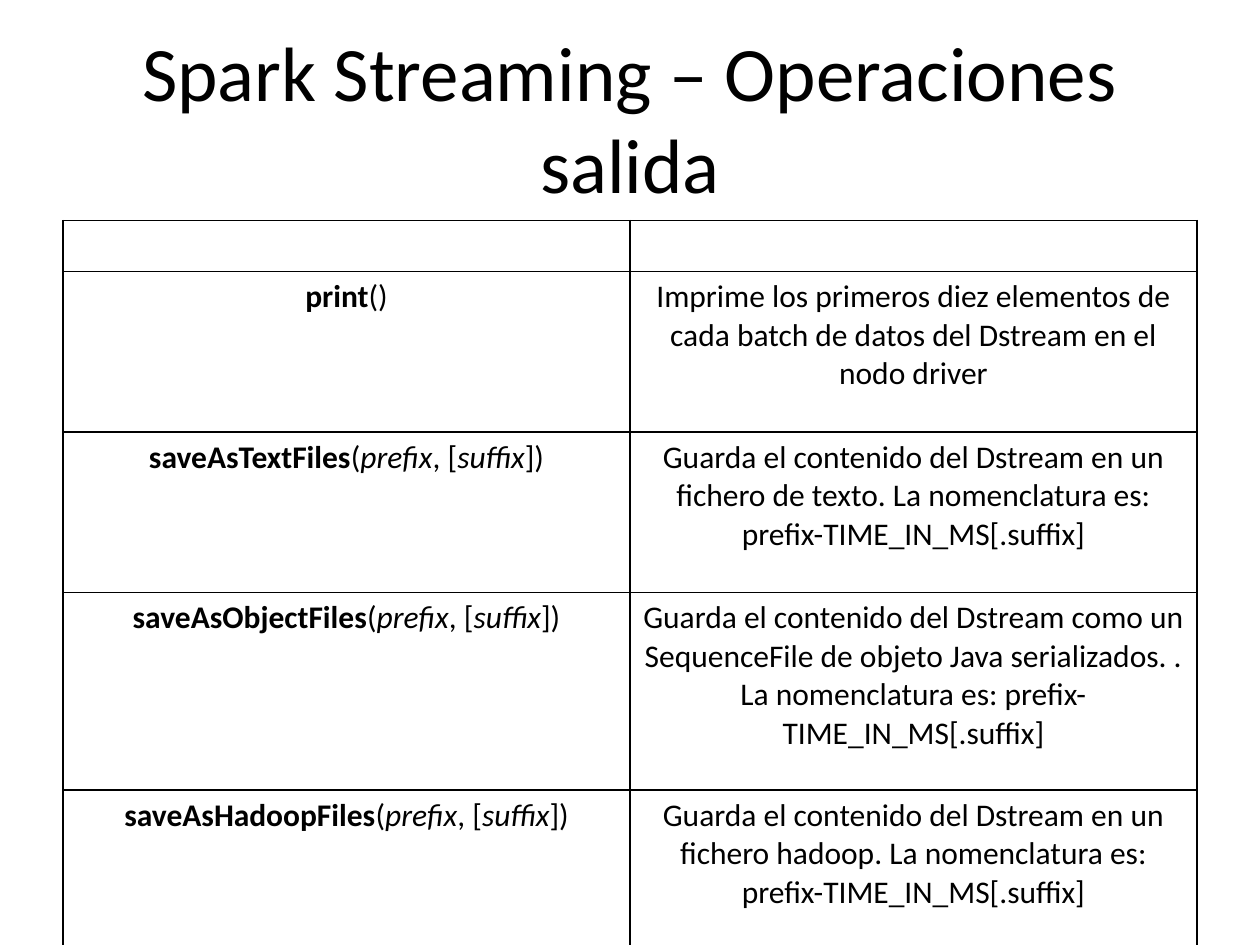
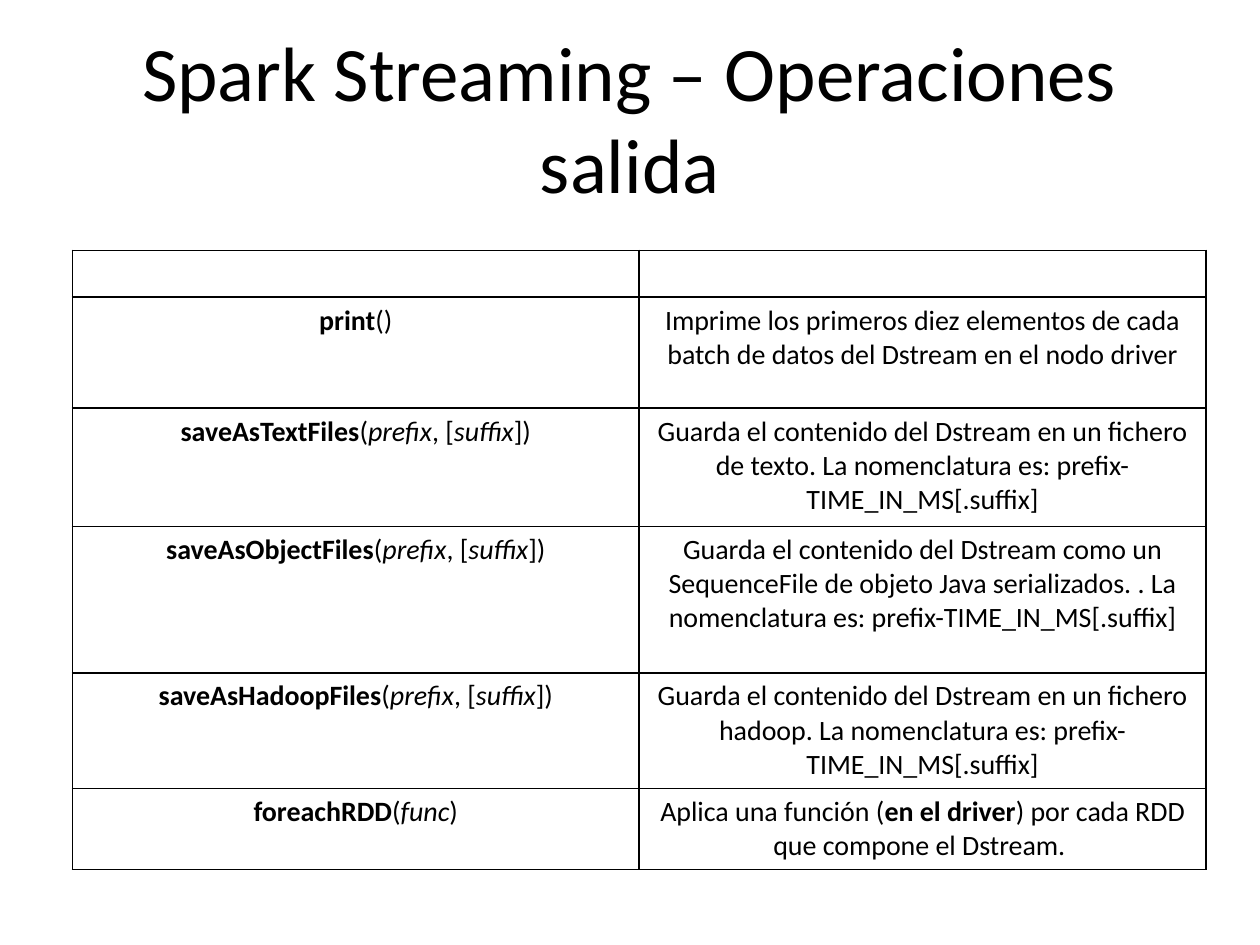
Before and after one commit to chicochica10/utad-spark-ml, a slide deck: slide 43 of apuntes-df-streaming/Spark Streaming.pptx. Drawn at 1260x945 pixels with LibreOffice and Linux fonts; fonts in the diff are those of the drawing. Boxes give left, top, right and bottom in pixels: in the first picture for what was removed or moved away, otherwise in the second. Text is boxed around its words. In the diff, an @@ line names an element or a change of style, - is before the commit and + after.

```diff
--- a/apuntes-df-streaming/Spark Streaming.pptx
+++ b/apuntes-df-streaming/Spark Streaming.pptx
@@ table at (72,251,1206,864) @@
@@ size 18 to 16 pt @@
@@ table: place and size @@
-table at (63,220,1197,912)
+table at (72,251,1206,864)
```
Also in this commit, not shown: 31 other slides changed, 14 other files.
